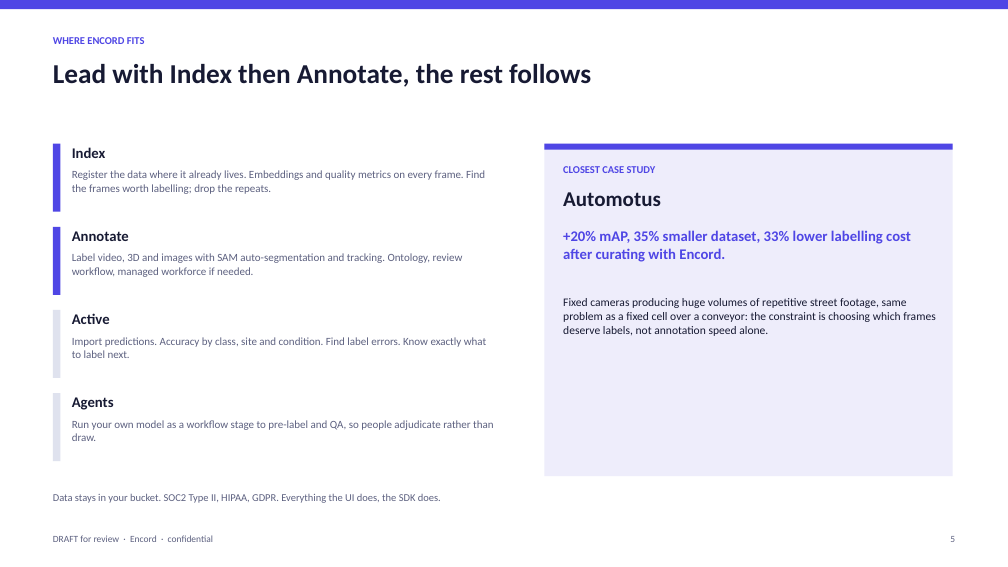
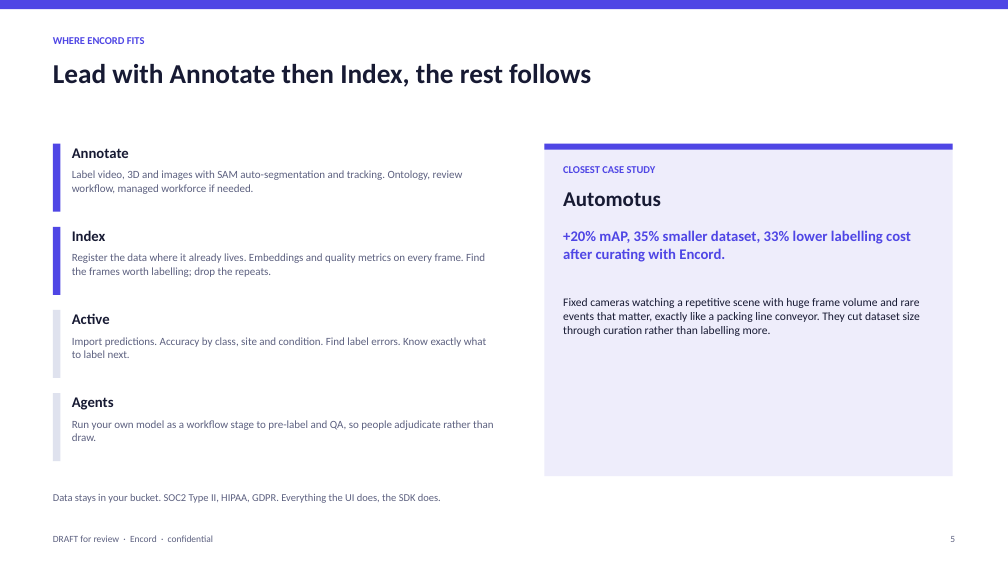
Before and after one commit to qaisak/signal-desk, a slide deck: slide 5 of docs/briefs/wootzano.pptx. Drawn at 1008x567 pixels with LibreOffice and Linux fonts; fonts in the diff are those of the drawing. Boxes give left, top, right and bottom in pixels: in the first picture for what was removed or moved away, otherwise in the second. Text is boxed around its words. In the diff, an @@ line names an element or a change of style, - is before the commit and + after.

```diff
--- a/docs/briefs/wootzano.pptx
+++ b/docs/briefs/wootzano.pptx
@@ text at [53, 64, 591, 87]: text changed @@
-Lead with Index then Annotate, the rest follows
+Lead with Annotate then Index, the rest follows
@@ text "Annotate": place and size @@
-text "Annotate" at [72, 231, 129, 241]
+text "Annotate" at [72, 148, 129, 158]
@@ text "Label video, 3D and images ...": place and size @@
-text "Label video, 3D and images ..." at [72, 253, 463, 277]
+text "Label video, 3D and images ..." at [72, 170, 463, 194]
@@ text "Index": place and size @@
-text "Index" at [72, 147, 106, 158]
+text "Index" at [72, 230, 106, 241]
@@ text "Register the data where it ...": place and size @@
-text "Register the data where it ..." at [72, 170, 485, 194]
+text "Register the data where it ..." at [72, 253, 485, 277]
@@ text at [563, 298, 920, 336]: text changed @@
-Fixed cameras producing huge volumes of repetitive street footage, same problem as a fixed cell over a conveyor: the constraint is choosing which frames deserve labels, not annotation speed alone.
+Fixed cameras watching a repetitive scene with huge frame volume and rare events that matter, exactly like a packing line conveyor. They cut dataset size through curation rather than labelling more.
```
Also in this commit, not shown: 6 other slides changed, 9 other files.
